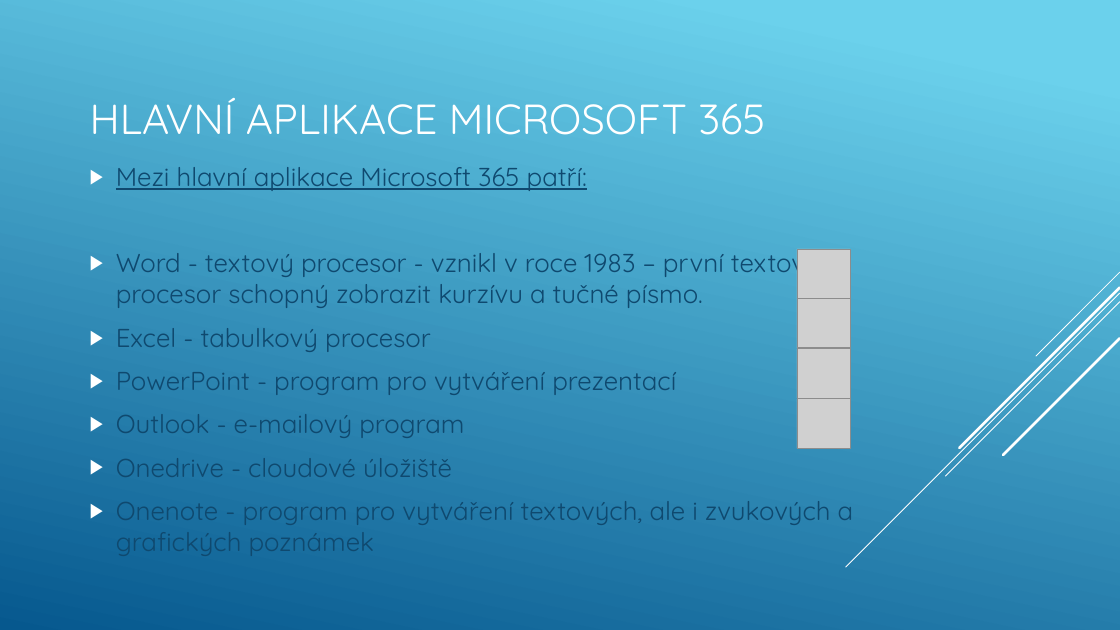
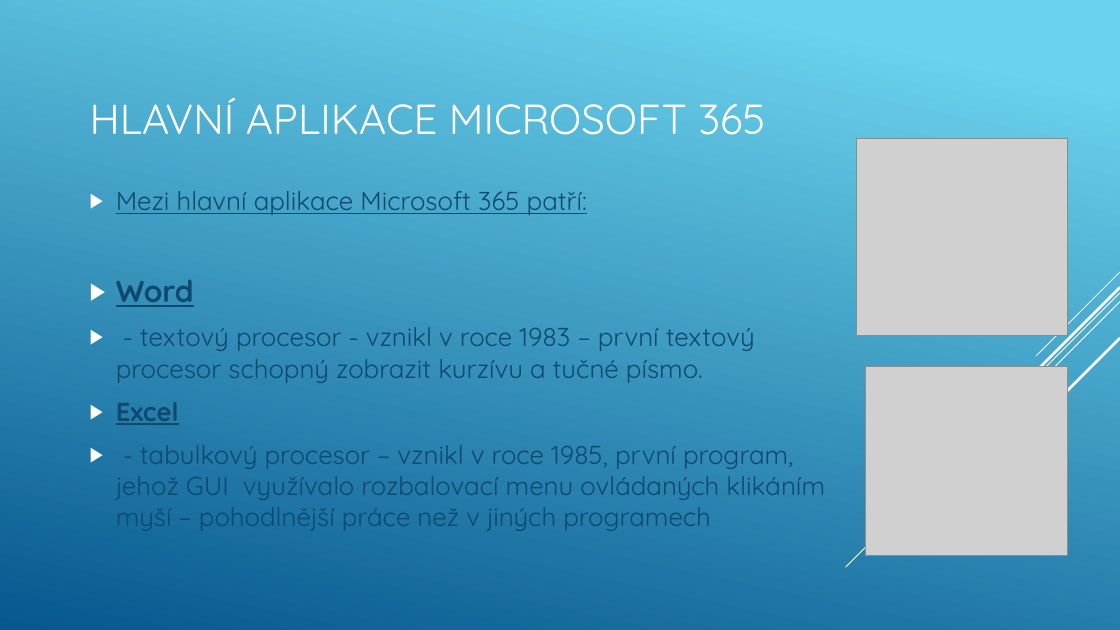
Before and after one commit to machacekadam/Office-365-a-jeho-mo-nosti, a slide deck: slide 10 of Machacek.pptx. Drawn at 1120x630 pixels with LibreOffice and Linux fonts; fonts in the diff are those of the drawing; grey boxes stand for pictures. Boxes give left, top, right and bottom in pixels: in the first picture for what was removed or moved away, otherwise in the second. Text is boxed around its words. In the diff, an @@ line names an element or a change of style, - is before the commit and + after.

```diff
--- a/Machacek.pptx
+++ b/Machacek.pptx
@@ picture: place and size @@
-picture at (797,249,850,298)
+picture at (856,139,1068,336)
@@ text at (116,280,825,531): text changed @@
-▶ Word - textový procesor - vznikl v roce 1983 – první textový procesor schopný zobrazit kurzívu a tučné písmo.
-▶ Excel - tabulkový procesor
-▶ PowerPoint - program pro vytváření prezentací
-▶ Outlook - e-mailový program
-▶ Onedrive - cloudové úložiště
-▶ Onenote - program pro vytváření textových, ale i zvukových a grafických poznámek
+▶ Word
+▶ - textový procesor - vznikl v roce 1983 – první textový procesor schopný zobrazit kurzívu a tučné písmo.
+▶ Excel
+▶ - tabulkový procesor – vznikl v roce 1985, první program, jehož GUI využívalo rozbalovací menu ovládaných klikáním myší – pohodlnější práce než v jiných programech
@@ picture removed at (797,349,850,398) @@
@@ picture: place and size @@
-picture at (797,298,850,348)
+picture at (865,367,1069,556)
@@ picture removed at (797,399,850,449) @@
```
Also in this commit, not shown: 4 other slides changed, 8 slides added, 2 slides removed.
